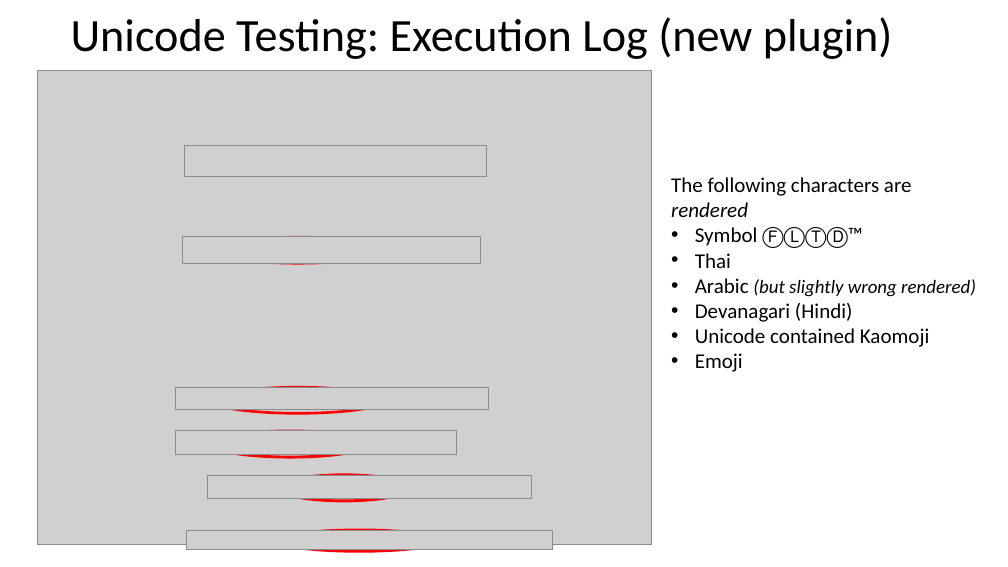
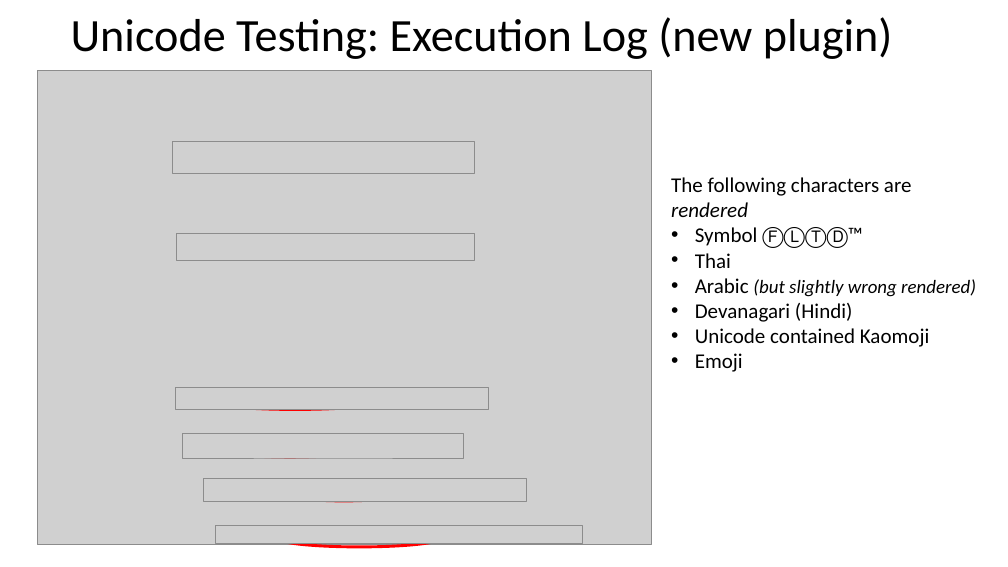
Before and after one commit to cosmo0920/fluentd-meetup-slide-20190717, a slide deck: slide 26 of Fluentd meetup 2019.pptx. Drawn at 1008x567 pixels with LibreOffice and Linux fonts; fonts in the diff are those of the drawing; grey boxes stand for pictures. Boxes give left, top, right and bottom in pixels: in the first picture for what was removed or moved away, otherwise in the second. Text is boxed around its words. In the diff, an @@ line names an element or a change of style, - is before the commit and + after.

```diff
--- a/Fluentd meetup 2019.pptx
+++ b/Fluentd meetup 2019.pptx
@@ picture: place and size @@
-picture at [185,145,487,176]
+picture at [172,141,475,172]
@@ picture: place and size @@
-picture at [183,237,481,264]
+picture at [176,234,474,261]
@@ ellipse removed at [211,237,386,264] @@
@@ ellipse: place and size @@
-ellipse at [211,387,386,414]
+ellipse at [208,393,383,410]
@@ picture: place and size @@
-picture at [175,430,456,455]
+picture at [183,433,464,458]
@@ ellipse: place and size @@
-ellipse at [211,431,370,457]
+ellipse at [211,438,370,457]
@@ picture: place and size @@
-picture at [208,476,531,498]
+picture at [203,478,526,501]
@@ ellipse: place and size @@
-ellipse at [278,475,411,501]
+ellipse at [278,484,411,501]
@@ picture: place and size @@
-picture at [186,531,553,550]
+picture at [216,525,582,544]
@@ ellipse: place and size @@
-ellipse at [278,530,441,551]
+ellipse at [278,530,441,547]
```
Also in this commit, not shown: 2 other slides changed.
